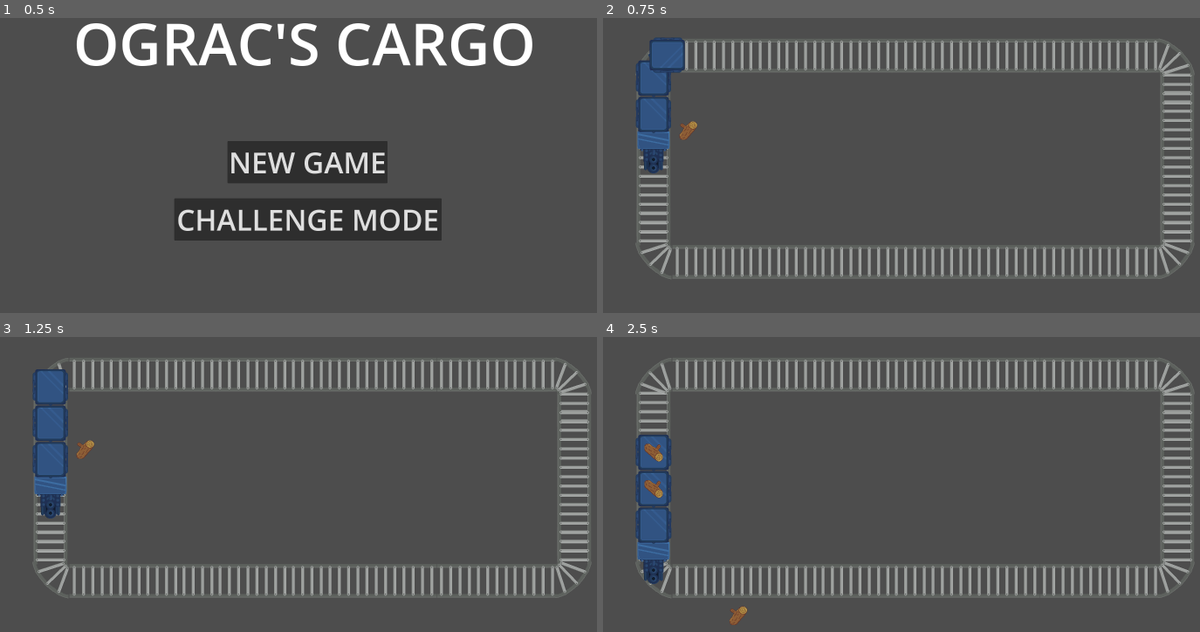
Above: before the commit, frames 1-4 (two rows, left to right).
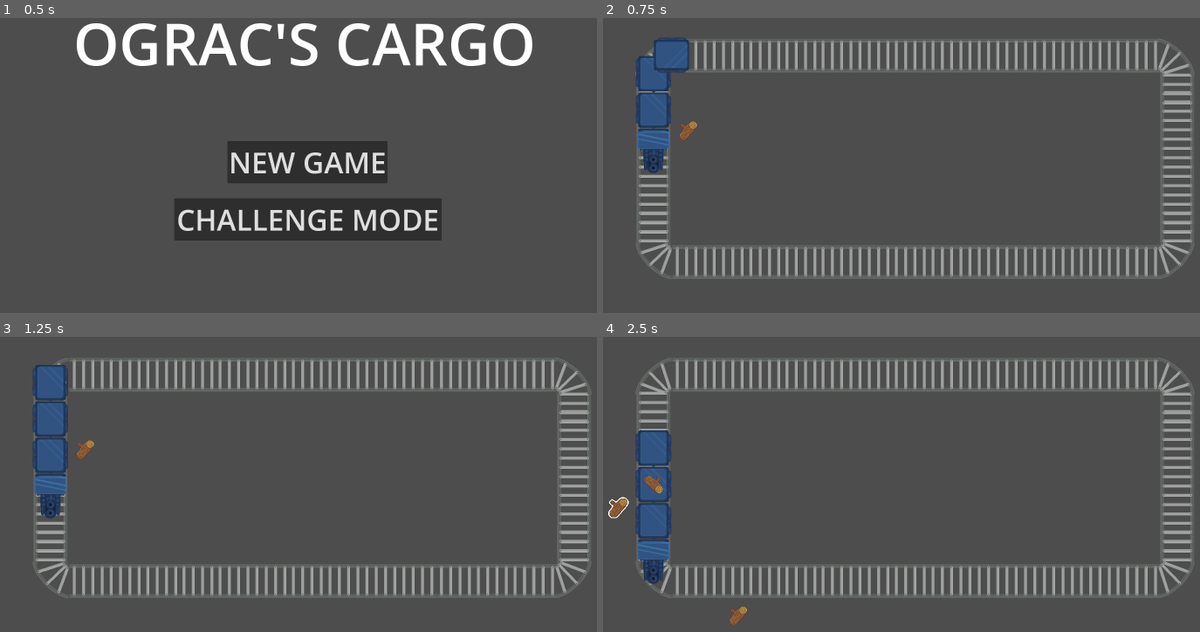
Above: after the commit, the same moments.

Repository: decadentpig/GMTK2025
Game: Godot game, scene res://main_menu.tscn
Same seed, same stepped clock (60 frames per second), same inputs: the game is played once before the commit and once after it.
Inputs (mouse positions are in pixels of both pictures, inside the frame that each line leads up to):
- Up to frame 1 (0.5 s): no input
- Up to frame 2 (0.75 s): click "CHALLENGE MODE" at 0.5 s
- Up to frame 3 (1.25 s): no input
- Up to frame 4 (2.5 s): move the mouse to (686, 449) at 1.27 s; click (686, 449) at 1.35 s; move the mouse to (620, 508) at 2.02 s; click (620, 508) at 2.1 s

Frame 1 is identical in both runs. In frame 2, 0.5% of the frame differs, in the area x 5-15%, y 6-40%; in frame 3, 0.5%; in frame 4, 1.0%, in the area x 0-12%, y 31-71%.

Commit message:
Fixed offset for train engine

Diff:
--- a/Scripts/train_manager.gd
+++ b/Scripts/train_manager.gd
@@ -13,7 +13,7 @@
 		var carriage = carriage_prefab.instantiate()
 		path2d.add_child.call_deferred(carriage)
 		carriage.speed = SPEED
-		carriage.progress = progress - (OFFSET * (n+1))
+		carriage.progress = (progress - 15) - (OFFSET * (n+1))
 
 func _process(delta: float) -> void:
 	progress += SPEED
